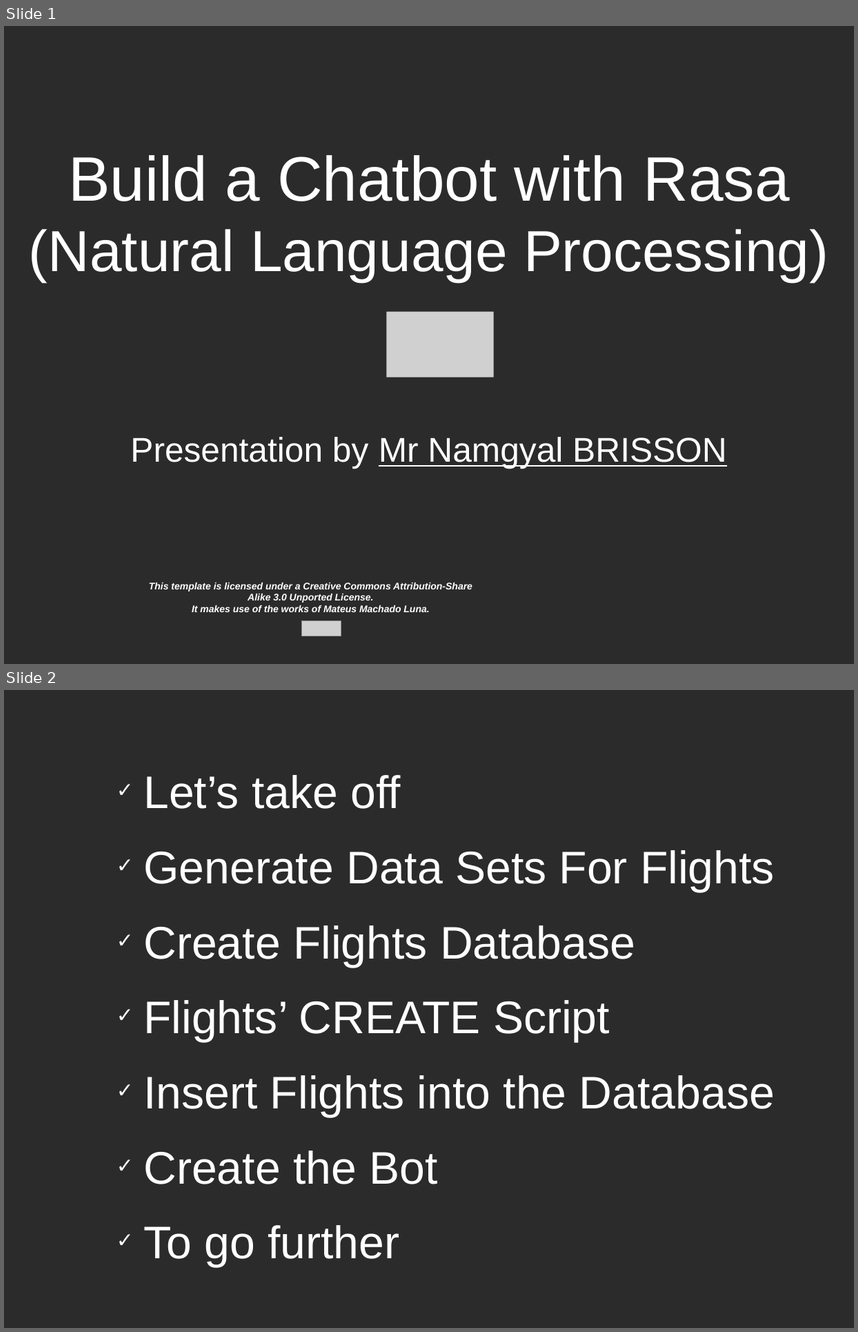
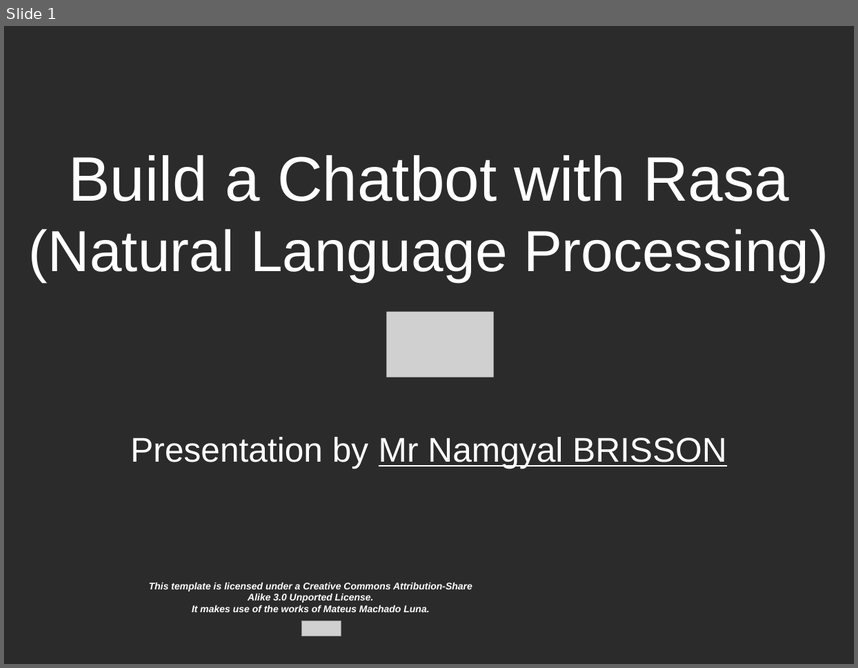
Before and after one commit to nam4dev/chatbot_rasa_nlu_presentation, a slide deck: build_a_chatbot_with_rasa_presentation.odp. Shown one above the other, each under a label of ours: slides 1 and 2 before the commit, slide 1 after it. The pictures are 858x1332 and 858x668 pixels, drawn with LibreOffice and Linux fonts; fonts in the diff are those of the drawing; grey boxes stand for pictures; background and template pictures are left out; a plain dark background stands for a picture behind light text. Boxes give left, top, right and bottom in pixels: in the first picture for what was removed or moved away, otherwise in the second. Text is boxed around its words. In the diff, an @@ line names an element or a change of style, - is before the commit and + after.

```diff
--- a/build_a_chatbot_with_rasa_presentation.odp
+++ b/build_a_chatbot_with_rasa_presentation.odp
@@ slide 2 removed at (4, 690, 854, 1328), background picture (left out) @@
@@ text removed at (143, 775, 775, 1267) @@
-✓ Let’s take off
-✓ Generate Data Sets For Flights
-✓ Create Flights Database
-✓ Flights’ CREATE Script
-✓ Insert Flights into the Database
-✓ Create the Bot
-✓ To go further
```
Also in this commit, not shown: 6 other slides changed, 2 slides added, 2 other slides removed, 1 other file.
